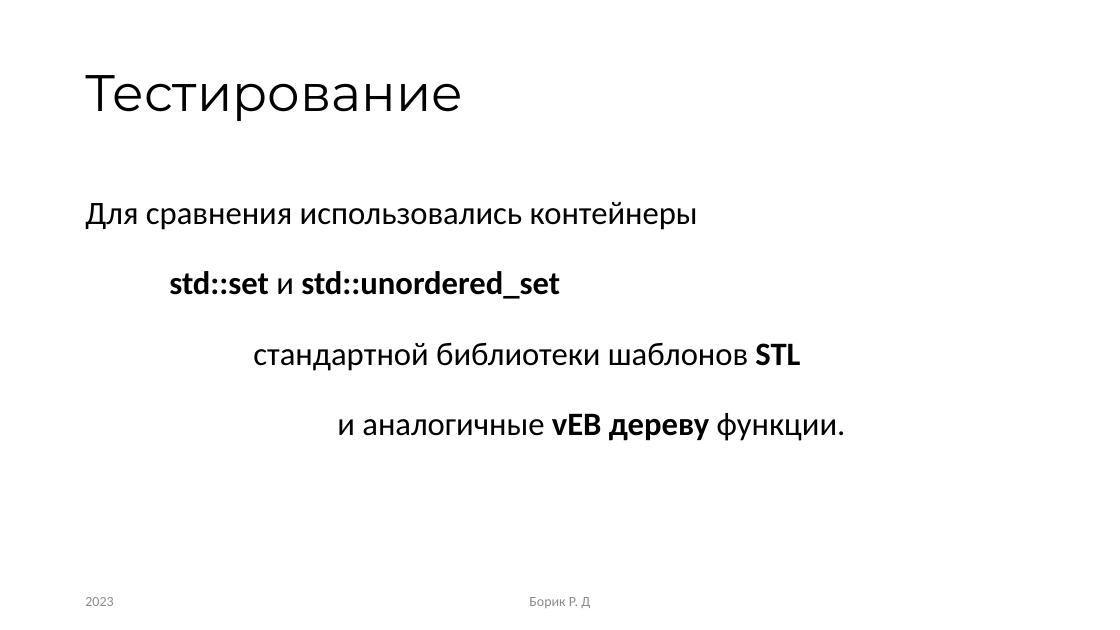
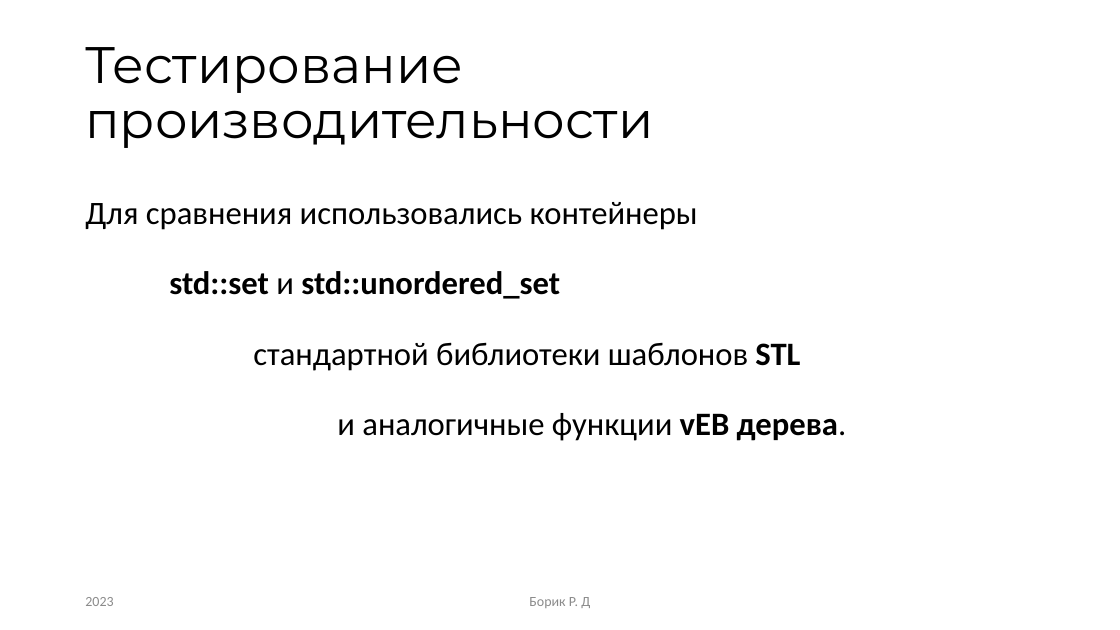
Before and after one commit to RandomServant/Van-Emde-Boas-tree, a slide deck: slide 13 of Presentation van Emde Boas tree.pptx. Drawn at 1120x630 pixels with LibreOffice and Linux fonts; fonts in the diff are those of the drawing. Boxes give left, top, right and bottom in pixels: in the first picture for what was removed or moved away, otherwise in the second. Text is boxed around its words. In the diff, an @@ line names an element or a change of style, - is before the commit and + after.

```diff
--- a/Presentation van Emde Boas tree.pptx
+++ b/Presentation van Emde Boas tree.pptx
@@ title at [85,47,653,148]: text changed @@
-Тестирование
+Тестирование производительности
@@ text at [337,413,847,441]: text changed @@
-и аналогичные vEB дереву функции.
+и аналогичные функции vEB дерева.
```
Also in this commit, not shown: 9 other slides changed, 1 slide added, 1 other file.
